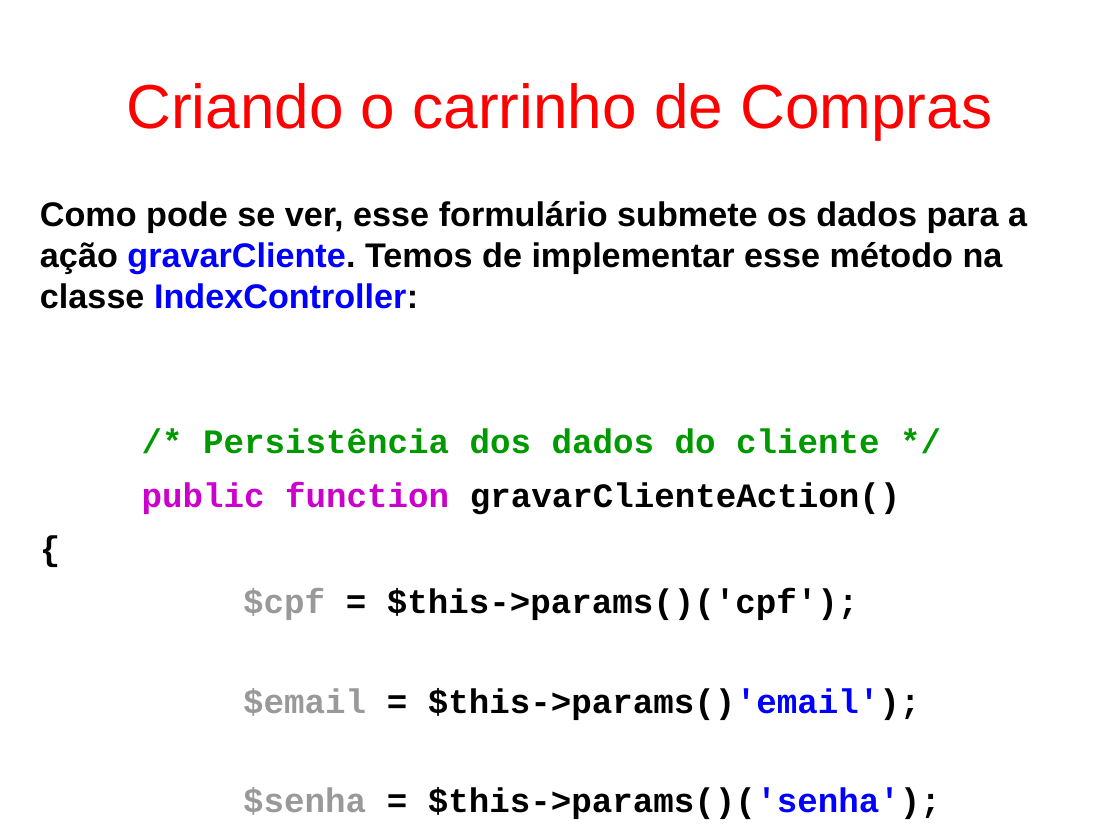
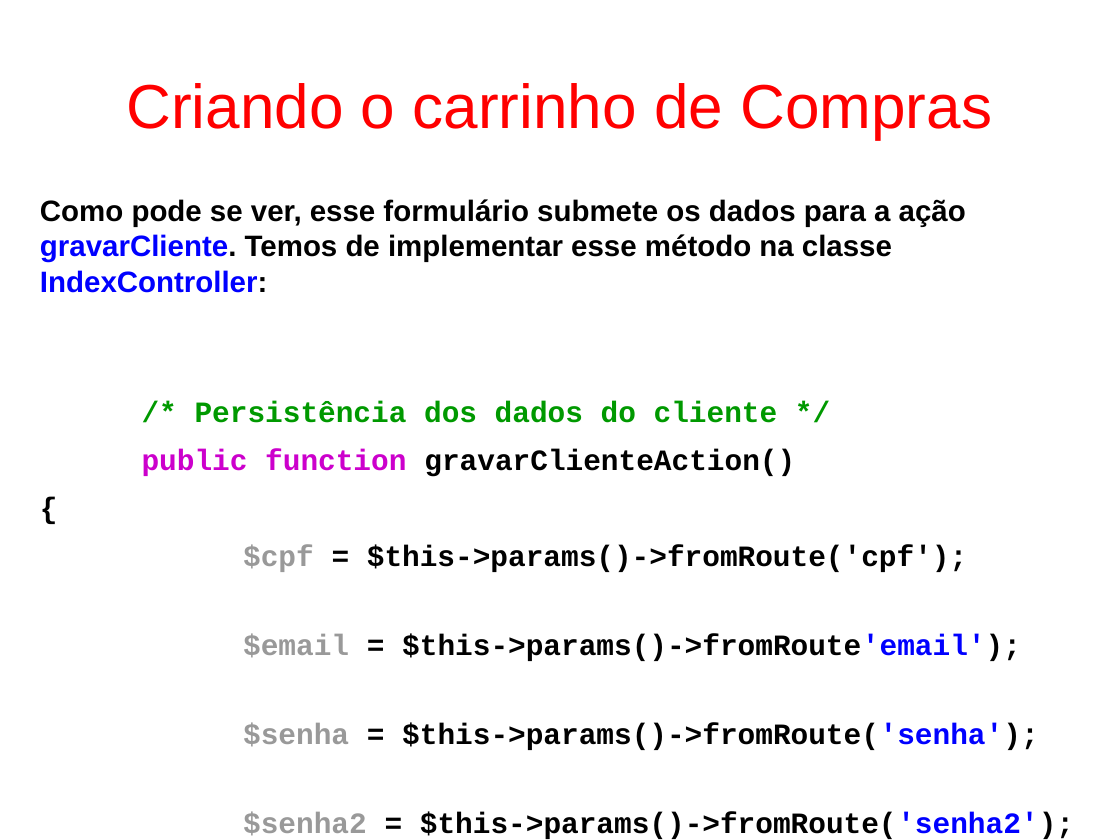
Before and after one commit to fgsl/lojasacme, a slide deck: slide 116 of docs/tutorial.odp (slide 117 before the commit). Drawn at 1120x840 pixels with LibreOffice and Linux fonts; fonts in the diff are those of the drawing. Boxes give left, top, right and bottom in pixels: in the first picture for what was removed or moved away, otherwise in the second. Text is boxed around its words. In the diff, an @@ line names an element or a change of style, - is before the commit and + after.

```diff
--- a/docs/tutorial.odp
+++ b/docs/tutorial.odp
@@ text at [40, 199, 966, 477]: size 24.2 to 20.9 pt in "Como pode se ver, esse formulário submete ...", "/* Persistência dos dados do cliente */", "public function gravarClienteAction()", "{" @@
@@ text at [243, 545, 1074, 839]: text changed; size 24.2 to 20.9 pt @@
-$cpf = $this->params()('cpf');
-$email = $this->params()'email');
-$senha = $this->params()('senha');
-$senha2 = $this->params()('senha2');
+$cpf = $this->params()->fromRoute('cpf');
+$email = $this->params()->fromRoute'email');
+$senha = $this->params()->fromRoute('senha');
+$senha2 = $this->params()->fromRoute('senha2');
```
Also in this commit, not shown: 13 other slides changed, 1 slide removed, 1 other file.
